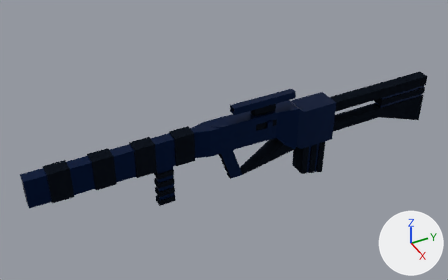
Before and after pictures for a commit that changed the Blender file weapons/src/rifle.blend.
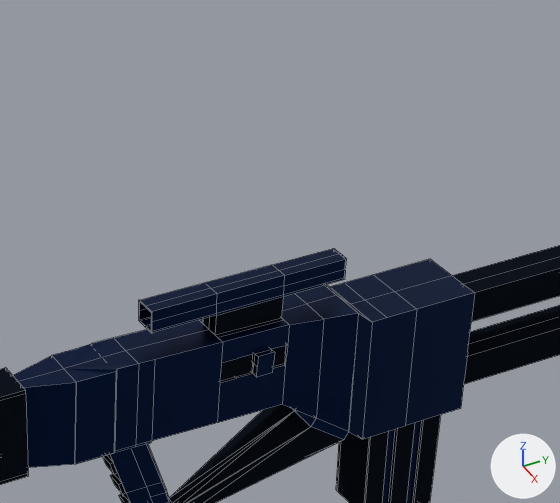
Each version appears first whole from a 50 mm camera at (19.72, -14.7, 15.19) aimed at (-0.7, -4.08, -0.42), and next in a close-up on the part from 42% to 81% of the width and 4% to 60% of the height. Every picture has the same lights, and +X, +Y and +Z are marked at lower right. The close-ups show mesh edges as thin lines.
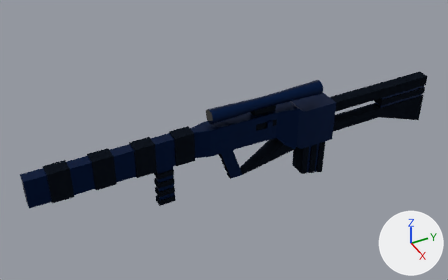
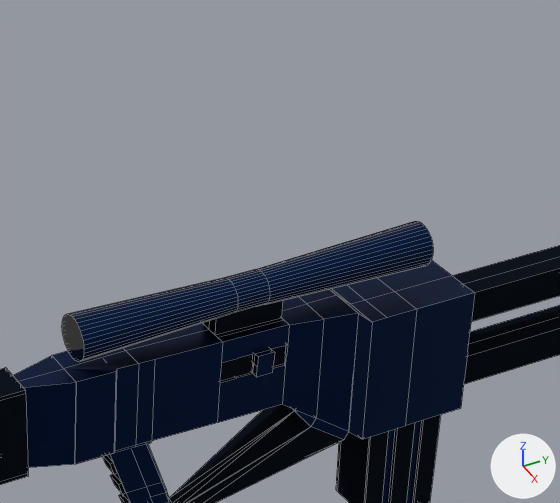
Commit message: improved rifle scope

What differs and where, as boxes [x1, y1, x2, y2] in the close-ups (560 x 503 px):
'Cube', reshaped
    before: [0, 245, 560, 503]
    after: [0, 221, 560, 503]
part 1 of me_cube, added
    after: [62, 221, 433, 362]
part 2 of me_cube, deleted
    before: [139, 248, 347, 333]

The change, as a list of edits to the scene's bpy script:
```text
Add mat_lense:
    mat_lense = principled_material('lense')
    mat_lense.base_color = (0.0, 0.0, 0.0)  # black #000000
    mat_lense.roughness = 0.0773
    mat_lense.specular_ior_level = 1.0
Change me_cube:
    used by ob_cube; location = (0.0, 0.0, 0.0)
    remove me_cube.from_pydata(...)  # 756 vertices, 633 faces, 8 loose edges; spans x -0.6..0.6, y -12.9..6.7, z -3.1..1.7
    add me_cube.from_pydata(...)  # 820 vertices, 685 faces, 6 loose edges; spans x -0.6..0.6, y -12.9..6.7, z -3.1..1.8
    me_cube part 1: a new loose piece of 128 vertices spanning x -0.3..0.3, y -5.1..0.4, z 1.2..1.8
    me_cube part 2
    64 vertices are removed from x -0.2..0.2, y -4.1..-1.0, z 1.3..1.7
    46 faces are deleted
    2 loose edges are deleted
    add me_cube.materials.append(mat_lense)  # black #000000
```
